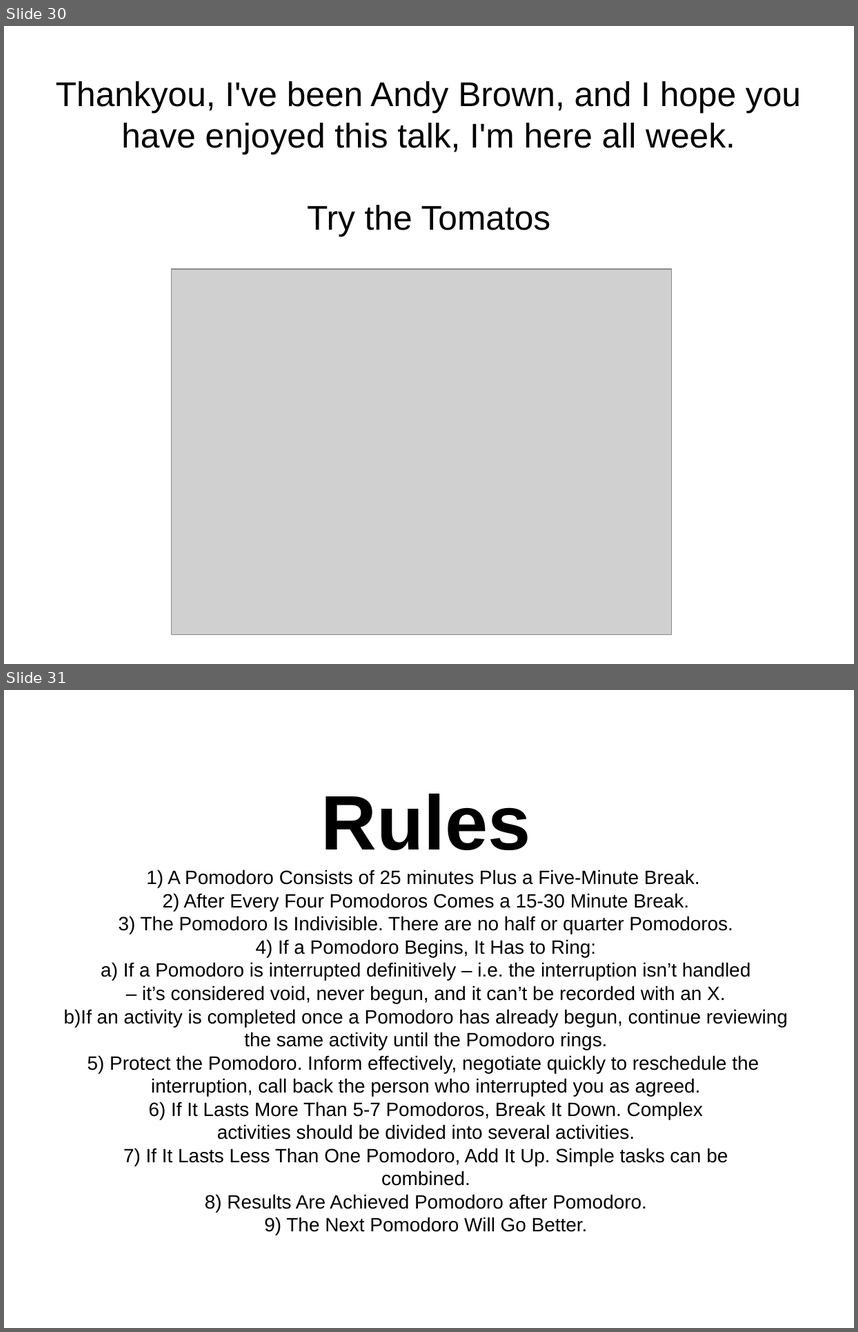
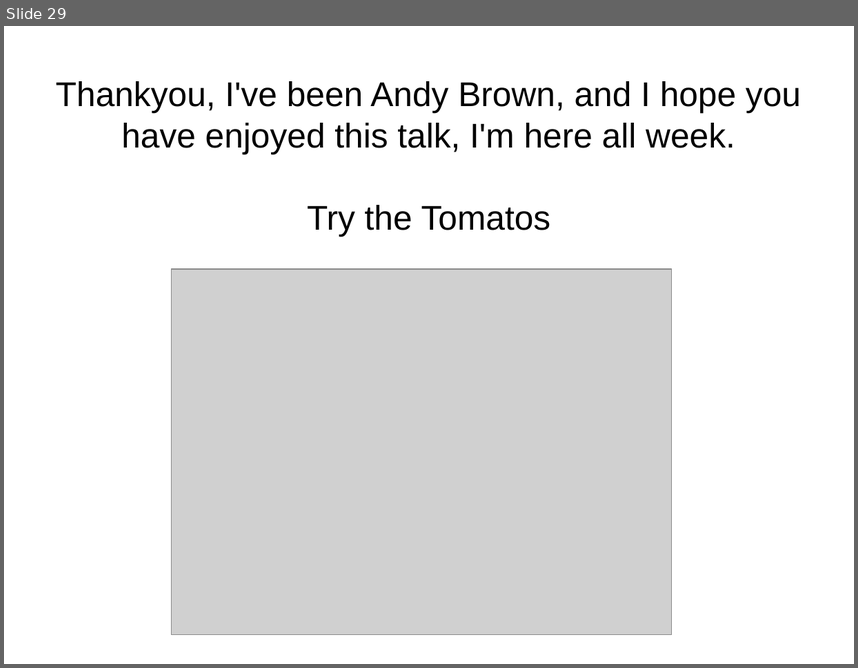
Before and after one commit to setitesuk/presentations, a slide deck: pomodoro_lightning_talk.odp. Shown one above the other, each under a label of ours: slides 30 and 31 before the commit, slide 29 after it. The pictures are 858x1332 and 858x668 pixels, drawn with LibreOffice and Linux fonts; fonts in the diff are those of the drawing; grey boxes stand for pictures. Boxes give left, top, right and bottom in pixels: in the first picture for what was removed or moved away, otherwise in the second. Text is boxed around its words. In the diff, an @@ line names an element or a change of style, - is before the commit and + after.

```diff
--- a/pomodoro_lightning_talk.odp
+++ b/pomodoro_lightning_talk.odp
@@ slide 31 removed at (4, 690, 854, 1328), background #FFFFFF @@
@@ subtitle removed at (64, 793, 788, 1234) @@
-Rules
-1) A Pomodoro Consists of 25 minutes Plus a Five-Minute Break.
-2) After Every Four Pomodoros Comes a 15-30 Minute Break.
-3) The Pomodoro Is Indivisible. There are no half or quarter Pomodoros.
-4) If a Pomodoro Begins, It Has to Ring:
-a) If a Pomodoro is interrupted definitively – i.e. the interruption isn’t handled
-– it’s considered void, never begun, and it can’t be recorded with an X.
-b)If an activity is completed once a Pomodoro has already begun, continue reviewing
-the same activity until the Pomodoro rings.
-5) Protect the Pomodoro. Inform effectively, negotiate quickly to reschedule the
-interruption, call back the person who interrupted you as agreed.
-6) If It Lasts More Than 5-7 Pomodoros, Break It Down. Complex
-activities should be divided into several activities.
-7) If It Lasts Less Than One Pomodoro, Add It Up. Simple tasks can be
-combined.
-8) Results Are Achieved Pomodoro after Pomodoro.
-9) The Next Pomodoro Will Go Better.
@@ what was slide 30 is now slide 29 @@
```
Also in this commit, not shown: 1 other slide removed.
